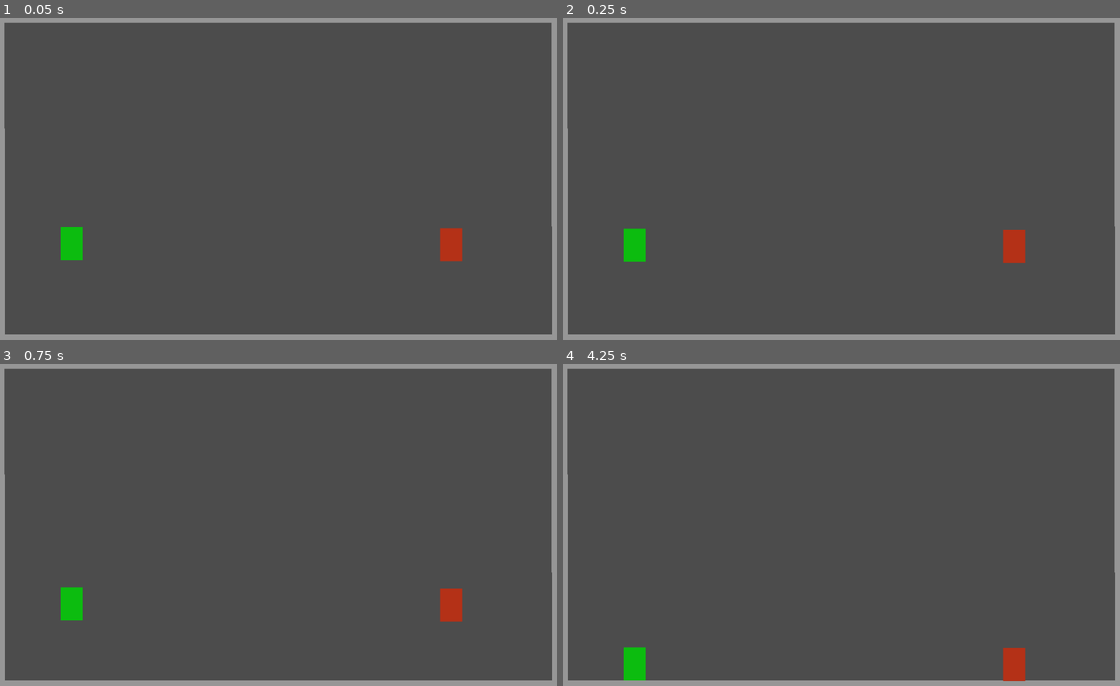
Above: before the commit, frames 1-4 (two rows, left to right).
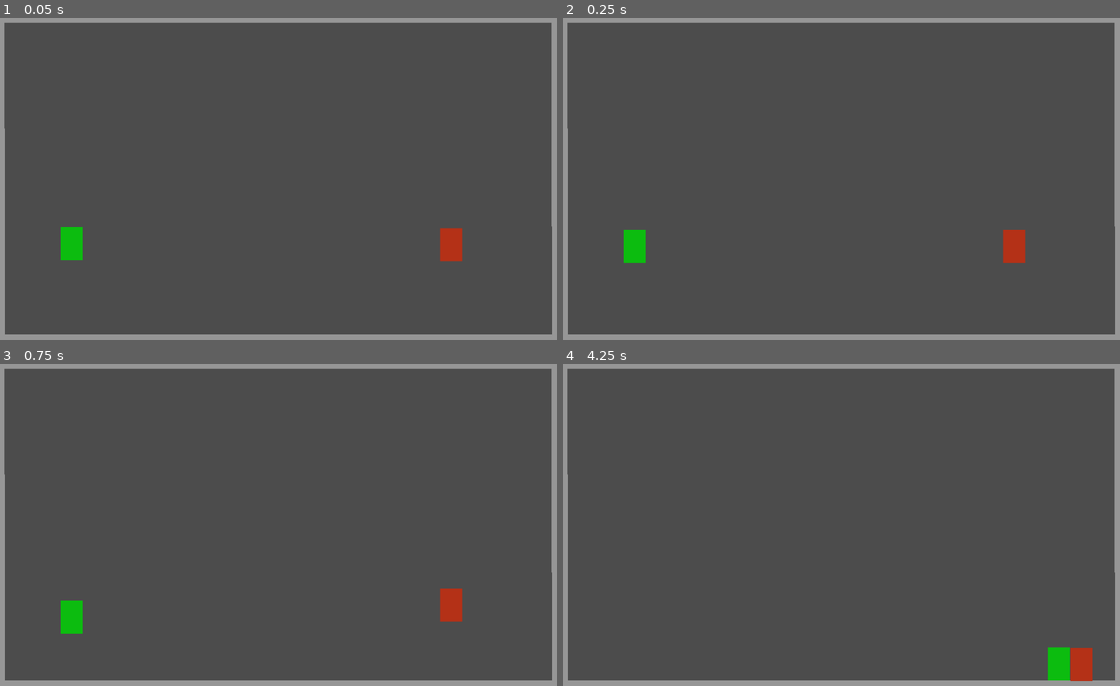
Above: after the commit, the same moments.

Repository: deengames/abu-hamid-x
Game: Godot game, scene res://prototype/Main.tscn
Same seed, same stepped clock (60 frames per second), same inputs: the game is played once before the commit and once after it.
Inputs (mouse positions are in pixels of both pictures, inside the frame that each line leads up to):
- Up to frame 1 (0.05 s): no input
- Up to frame 2 (0.25 s): no input
- Up to frame 3 (0.75 s): move the mouse to (401, 508) at 0.52 s; hold D (move_right) from 0.53 s (still down); tap E at 0.6 s; click (401, 508) at 0.67 s
- Up to frame 4 (4.25 s): move the mouse to (730, 541) at 1.27 s; release D (move_right) at 1.28 s; hold S (move_down) 1.28-2.03 s; tap E every 0.75 s from 1.35 to 3.6 s; move the mouse to (897, 454) at 2.02 s; hold D (move_right) 2.03-2.78 s; move the mouse to (813, 592) at 2.77 s; hold W (move_up) 2.78-3.53 s; click (813, 592) at 2.92 s; move the mouse to (1008, 576) at 3.52 s; hold A (move_left) from 3.53 s (still down)

Frame 1 is identical in both runs. In frame 2, less than 0.1% of the frame differs, in the area x 10-15%, y 65-77%; in frame 3, 0.3%; in frame 4, 1.6%, in the area x 10-96%, y 87-99%.

Commit message:
Float Box Friends

Diff:
--- a/prototype/Main.tscn
+++ b/prototype/Main.tscn
@@ -4,7 +4,7 @@
 [ext_resource path="res://prototype/Player.tscn" type="PackedScene" id=2]
 [ext_resource path="res://prototype/Enemy.tscn" type="PackedScene" id=3]
 
-[node name="Main" type="Node2D" index="0"]
+[node name="Main" type="Node2D"]
 
 [node name="Walls" type="Node2D" parent="." index="0"]
 
--- /dev/null
+++ b/prototype/Player.gd
@@ -0,0 +1,21 @@
+extends RigidBody2D
+
+export (int) var movement_speed = 200
+
+func _ready():
+	# Called every time the node is added to the scene.
+	# Initialization here
+	pass
+
+
+func _integrate_forces(state):
+	if Input.is_action_pressed('move_up'):
+		add_force(Vector2(0, 0), Vector2(0, -movement_speed * state.step))
+	if Input.is_action_pressed('move_left'):
+		add_force(Vector2(0, 0), Vector2(-movement_speed * state.step, 0))
+	if Input.is_action_pressed('move_down'):
+		add_force(Vector2(0, 0), Vector2(0, movement_speed * state.step))
+	if Input.is_action_pressed('move_right'):
+		add_force(Vector2(0, 0), Vector2(movement_speed * state.step, 0))
+
+	state.integrate_forces()
--- a/prototype/Player.tscn
+++ b/prototype/Player.tscn
@@ -1,11 +1,13 @@
-[gd_scene load_steps=2 format=2]
+[gd_scene load_steps=3 format=2]
+
+[ext_resource path="res://prototype/Player.gd" type="Script" id=1]
 
 [sub_resource type="RectangleShape2D" id=1]
 
 custom_solver_bias = 0.0
 extents = Vector2( 20.3972, 30.0746 )
 
-[node name="Player" type="RigidBody2D"]
+[node name="Player" type="RigidBody2D" index="0"]
 
 input_pickable = false
 collision_layer = 1
@@ -25,6 +27,8 @@
 linear_damp = -1.0
 angular_velocity = 0.0
 angular_damp = -1.0
+script = ExtResource( 1 )
+movement_speed = 200
 
 [node name="CollisionShape2D" type="CollisionShape2D" parent="." index="0"]
 
